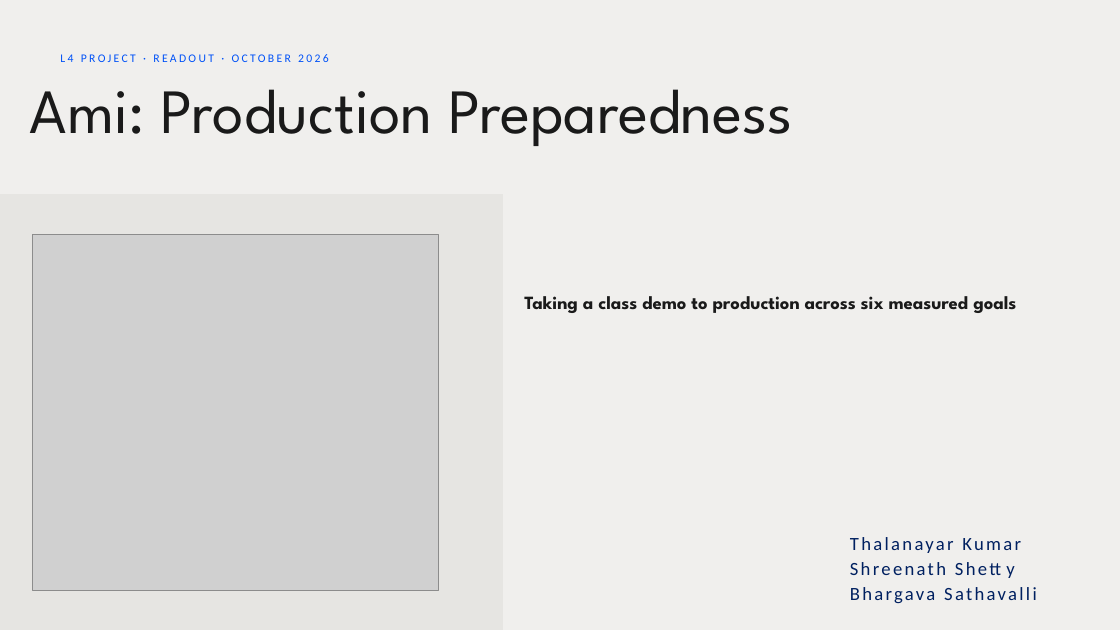
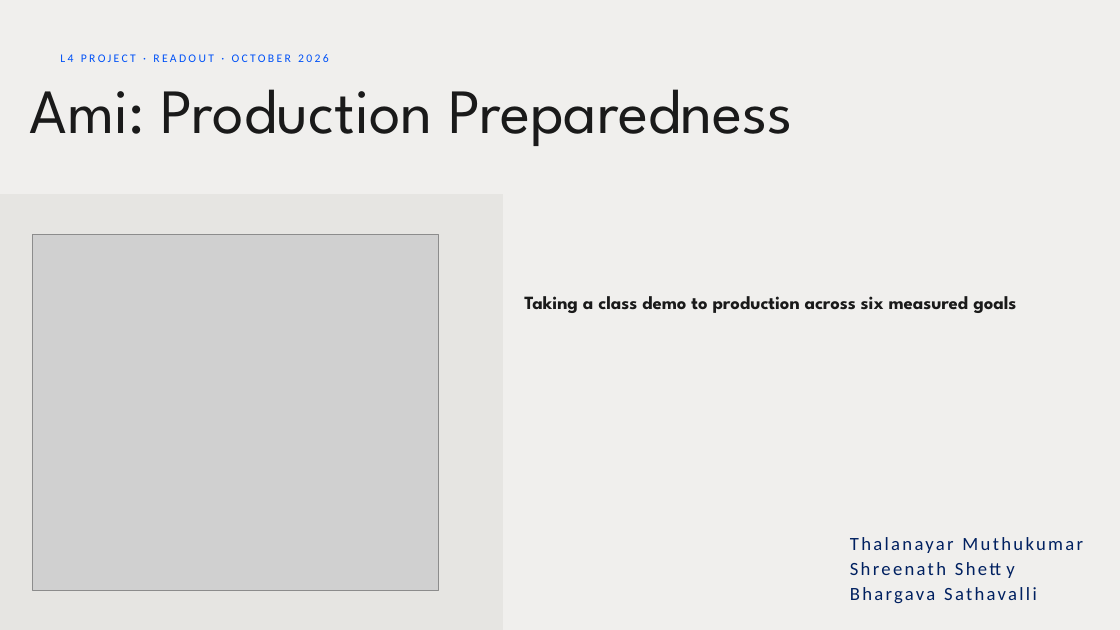
Before and after one commit to barusr9/aurex-ami, a slide deck: slide 1 of docs/Ami-L4-Readout-v10-2026-10-10.pptx. Drawn at 1120x630 pixels with LibreOffice and Linux fonts; fonts in the diff are those of the drawing; grey boxes stand for pictures. Boxes give left, top, right and bottom in pixels: in the first picture for what was removed or moved away, otherwise in the second. Text is boxed around its words. In the diff, an @@ line names an element or a change of style, - is before the commit and + after.

```diff
--- a/docs/Ami-L4-Readout-v10-2026-10-10.pptx
+++ b/docs/Ami-L4-Readout-v10-2026-10-10.pptx
@@ text at box(850, 537, 1083, 553): text changed @@
-Thalanayar Kumar
+Thalanayar Muthukumar
```
Also in this commit, not shown: 2 other slides changed.
